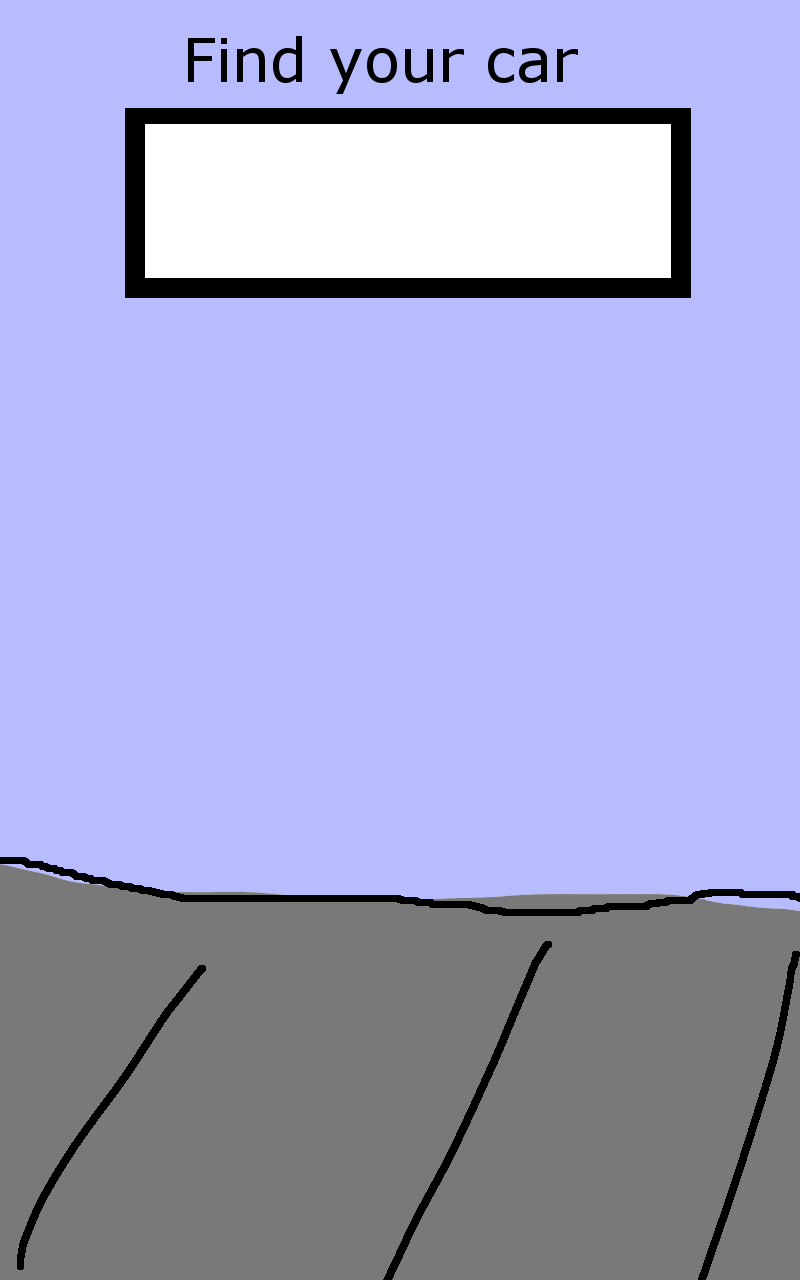
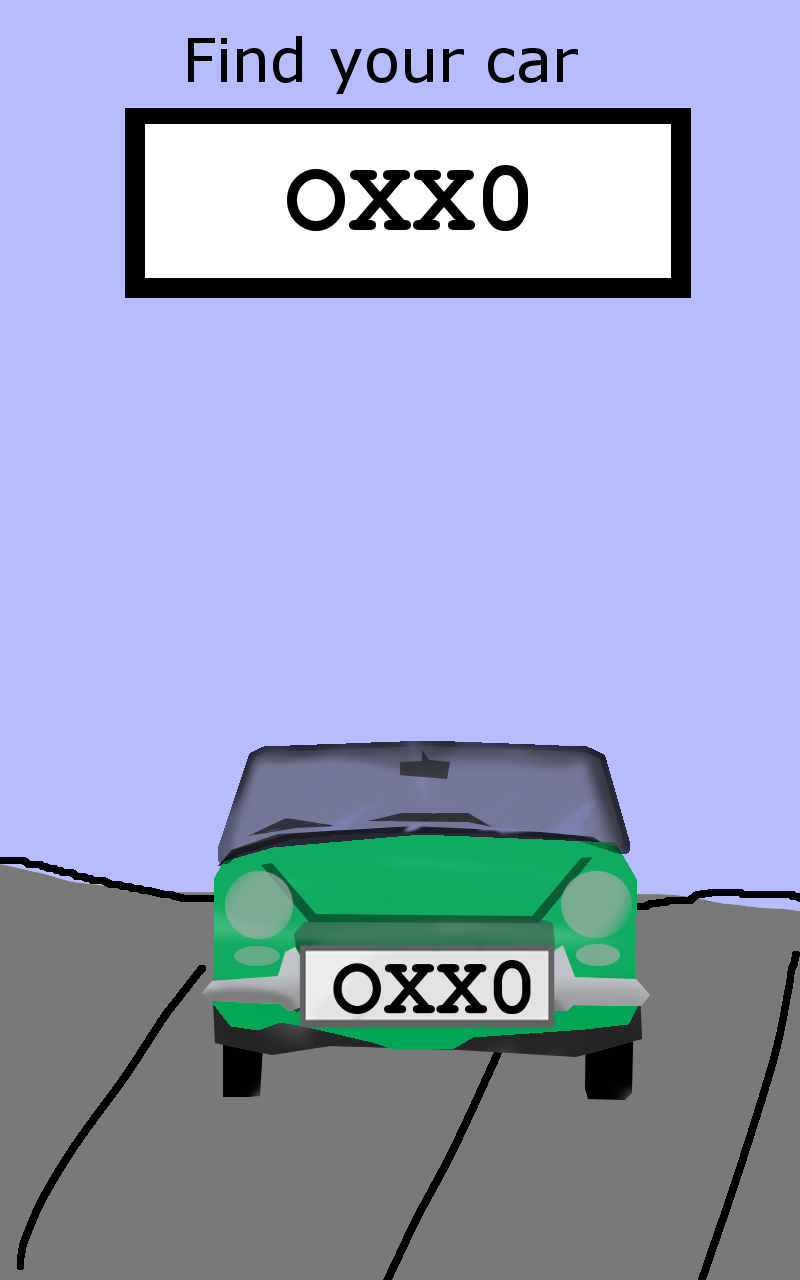
The second (800, 1280) image is a revision of the first. Changes to its layers:
added group "nothere" with 3 layers above "Layer" over [202, 165, 650, 1100]
added layer "sign-1.png copy" in group "nothere" over [333, 960, 531, 1014]
added layer "sign-1.png" in group "nothere" over [287, 165, 528, 231]
added layer "car-3.png" in group "nothere" over [202, 741, 650, 1100]
